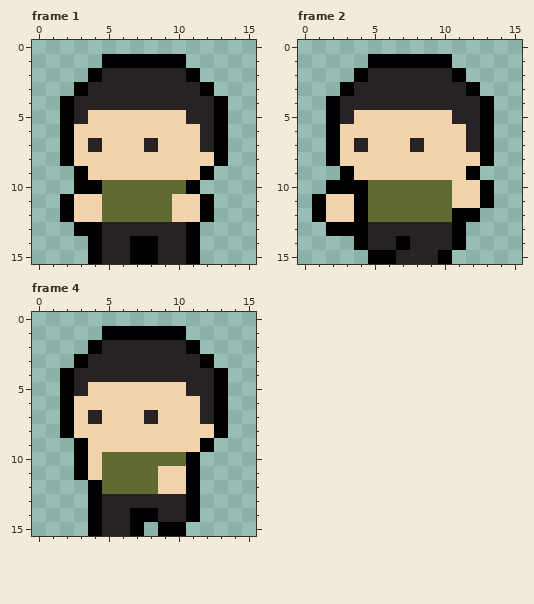
File history of a pixel-art file, Assets/Sprites/Player/Player.aseprite. That is the earlier state.
16x16 pixels, 4 frames. Shown: frame 1, frame 2, frame 4. The commit also changed other frames, which this record leaves out.
New version:
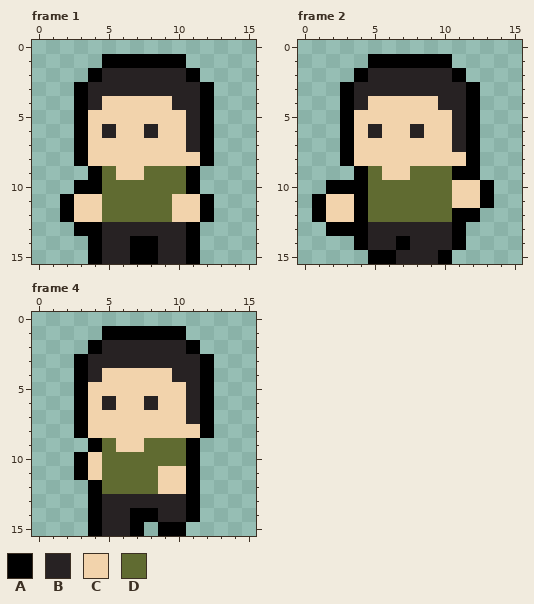
Palette (. is transparent): A #000000  B #272223  C #f2d3ac  D #606b31
The exact change:
Frame 1:
Colour A replaces colour B in rows 4 to 5 at x 3 and 12; in rows 6 to 7 at x 12.
Colour A replaces colour C in rows 6 to 7 at x 3; in row 8 at x 3 and 12; in row 9 at x 4 and 11.
Colour B replaces colour C in row 6 at x 5, 8 and 11; in row 7 at x 11.
Colour C replaces colour B in row 4 at x 5 to 9; in row 7 at x 4 and 8.
Colour D replaces colour C in row 9 at x 5 and 8 to 10.
Colour A is gone in rows 4 to 8 at x 2 and 13; in row 9 at x 3 and 12.
Frame 2:
Colour A replaces colour B in rows 4 to 5 at x 3 and 12; in rows 6 to 7 at x 12.
Colour A replaces colour C in rows 6 to 7 at x 3; in row 8 at x 3 and 12; in row 9 at x 4 and 11.
Colour B replaces colour C in row 6 at x 5, 8 and 11; in row 7 at x 11.
Colour C replaces colour B in row 4 at x 5 to 9; in row 7 at x 4 and 8.
Colour D replaces colour C in row 9 at x 5 and 8 to 10.
Colour A is gone in rows 4 to 8 at x 2 and 13; in row 9 at x 3.
Frame 4: the same change as frame 1
